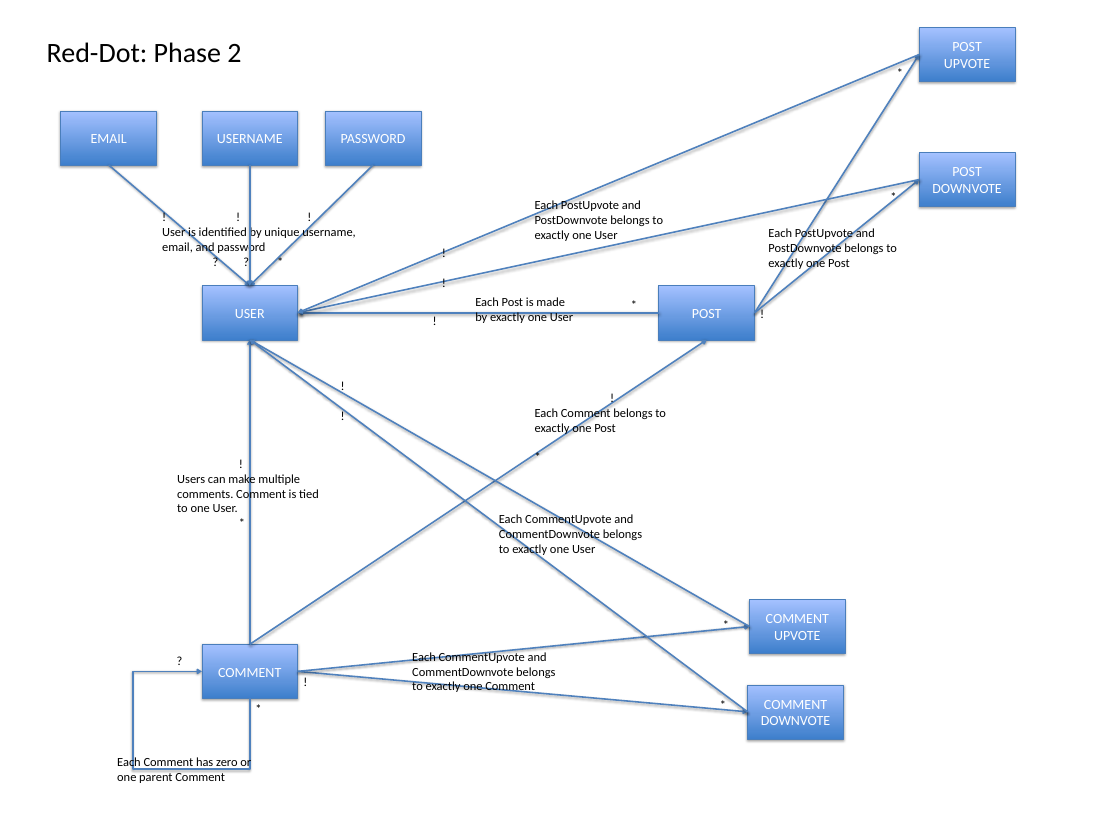
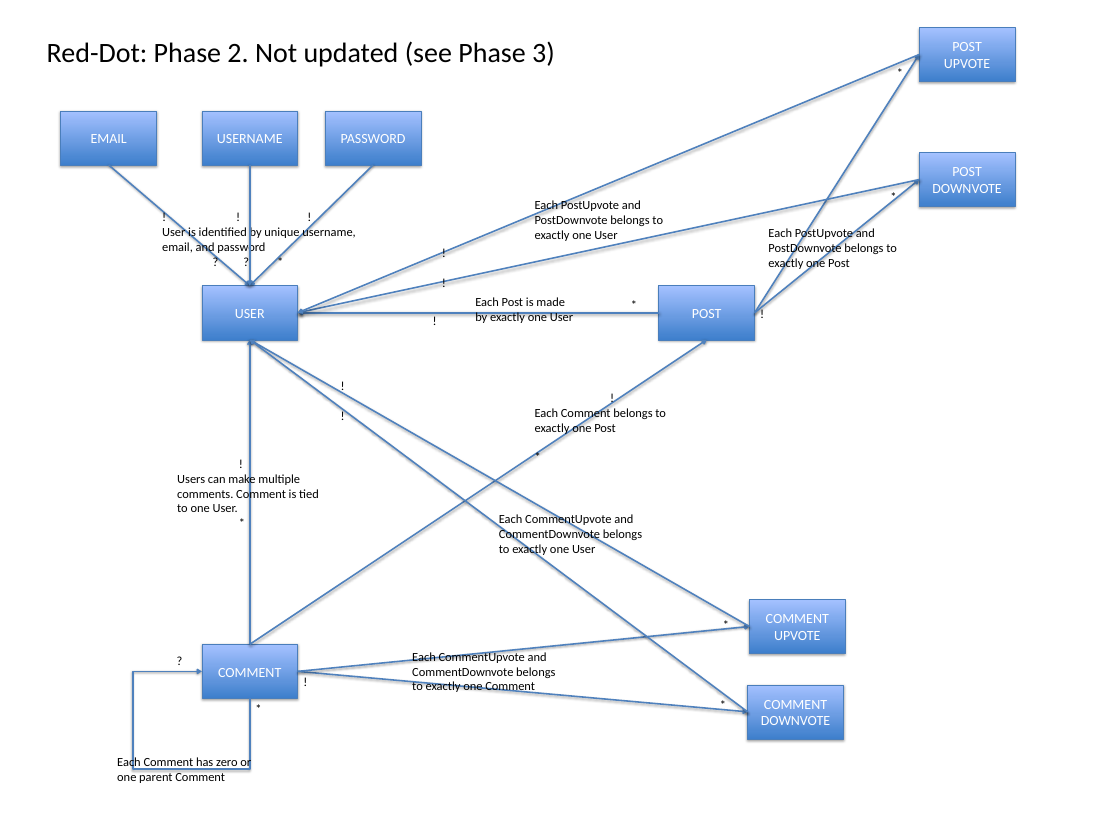
Before and after one commit to safreiberg/saf_proj3, a slide deck: slide 1 of deliverables/P3.1 OM.pptx. Drawn at 1120x840 pixels with LibreOffice and Linux fonts; fonts in the diff are those of the drawing. Boxes give left, top, right and bottom in pixels: in the first picture for what was removed or moved away, otherwise in the second. Text is boxed around its words. In the diff, an @@ line names an element or a change of style, - is before the commit and + after.

```diff
--- a/deliverables/P3.1 OM.pptx
+++ b/deliverables/P3.1 OM.pptx
@@ text at <box>47,41,555,67</box>: text changed @@
-Red-Dot: Phase 2
+Red-Dot: Phase 2. Not updated (see Phase 3)
```
Also in this commit, not shown: 2 other slides changed, 24 other files.
